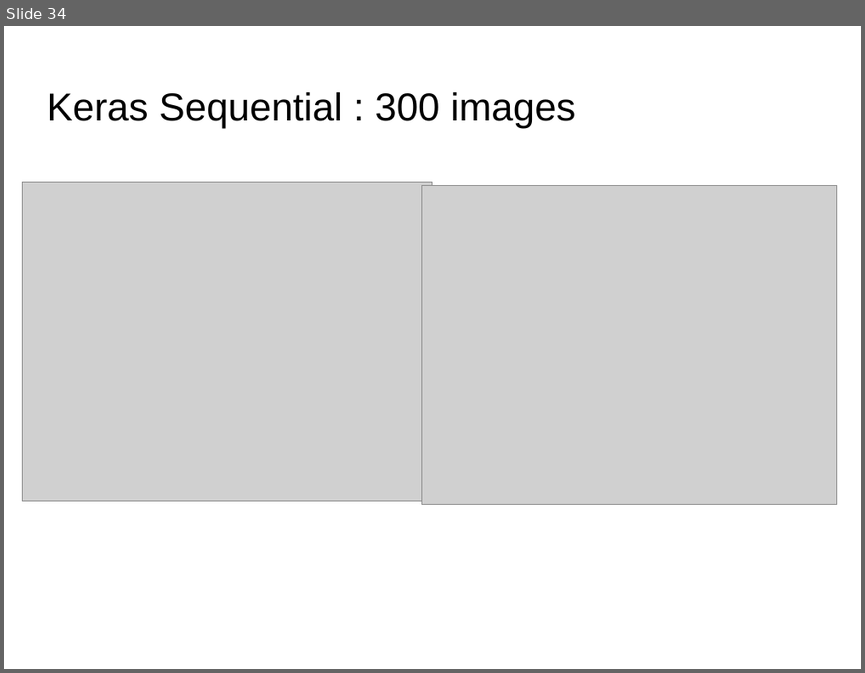
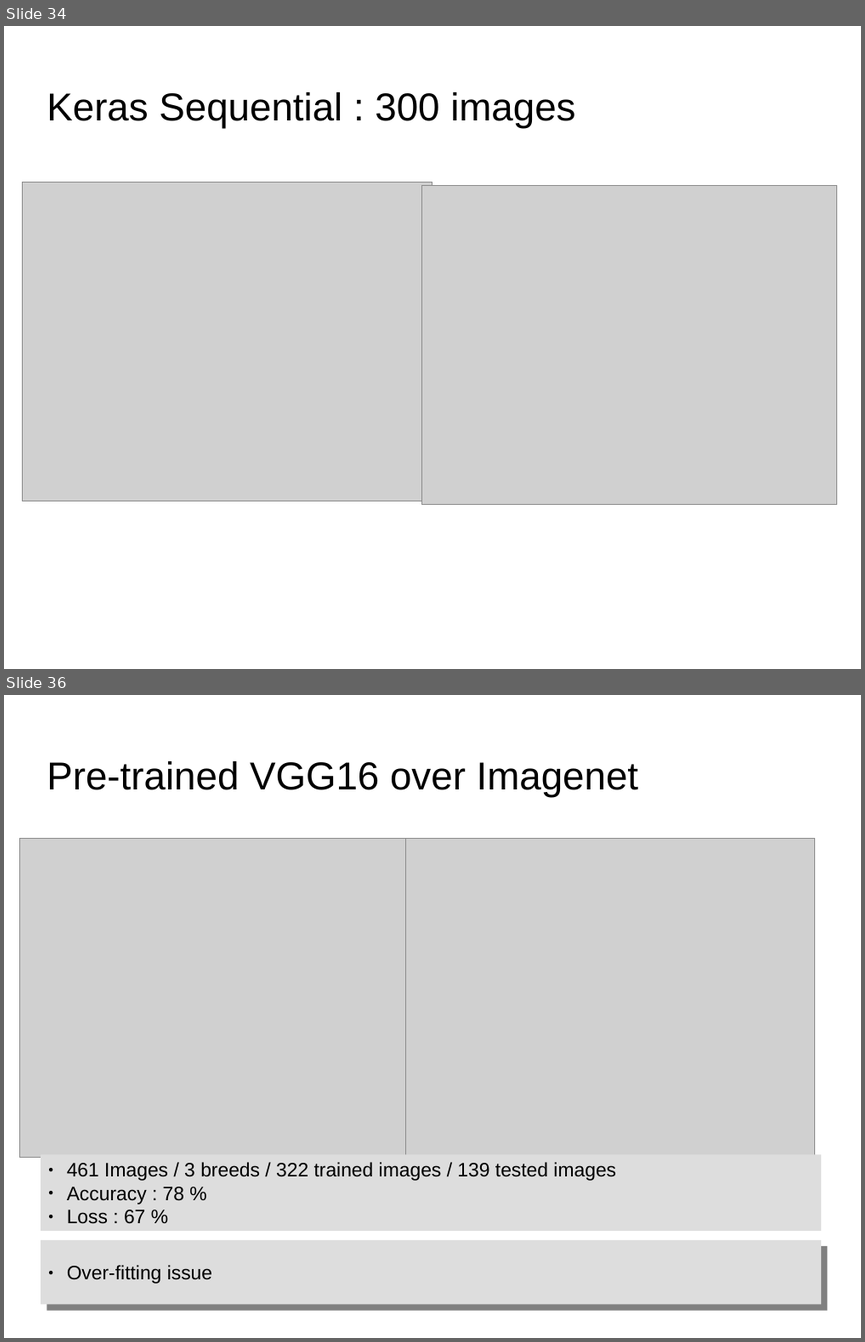
Before and after one commit to dataforcast/OC_Datascientist, a slide deck: P7/report/Openclassrooms_ParcoursDatascientist_P7-V1.odp. Shown one above the other, each under a label of ours: slide 34 before the commit, slides 34 and 36 after it; the slides between them are not shown. The pictures are 865x673 and 865x1342 pixels, drawn with LibreOffice and Linux fonts; fonts in the diff are those of the drawing; grey boxes stand for pictures; background and template pictures are left out. Boxes give left, top, right and bottom in pixels: in the first picture for what was removed or moved away, otherwise in the second. Text is boxed around its words. In the diff, an @@ line names an element or a change of style, - is before the commit and + after.

```diff
--- a/P7/report/Openclassrooms_ParcoursDatascientist_P7-V1.odp
+++ b/P7/report/Openclassrooms_ParcoursDatascientist_P7-V1.odp
@@ slide 36 added at bbox=[4, 695, 861, 1338], background picture (left out) @@
@@ title added at bbox=[46, 761, 639, 798], 36 pt, text #000000 @@
+Pre-trained VGG16 over Imagenet
@@ picture added at bbox=[19, 838, 429, 1157] @@
@@ picture added at bbox=[405, 838, 815, 1157] @@
@@ rectangle added at bbox=[41, 1155, 821, 1231], fill #DDDDDD, 18 pt, text #000000 @@
+● 461 Images / 3 breeds / 322 trained images / 139 tested images
+● Accuracy : 78 %
+● Loss : 67 %
@@ rectangle added at bbox=[41, 1240, 821, 1304], fill #DDDDDD, 18 pt, text #000000 @@
+● Over-fitting issue
```
Also in this commit, not shown: 1 other slide added, 7 other files.
